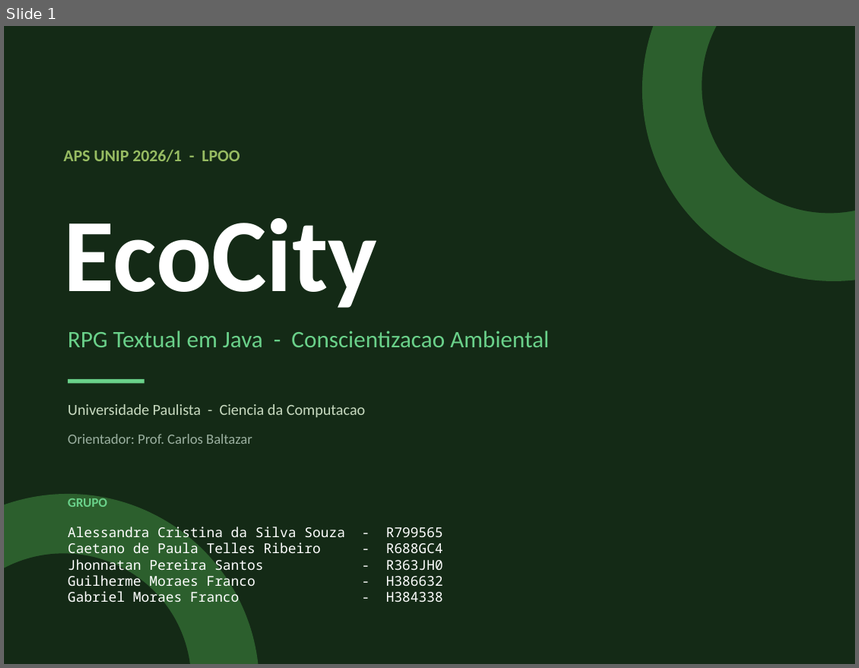
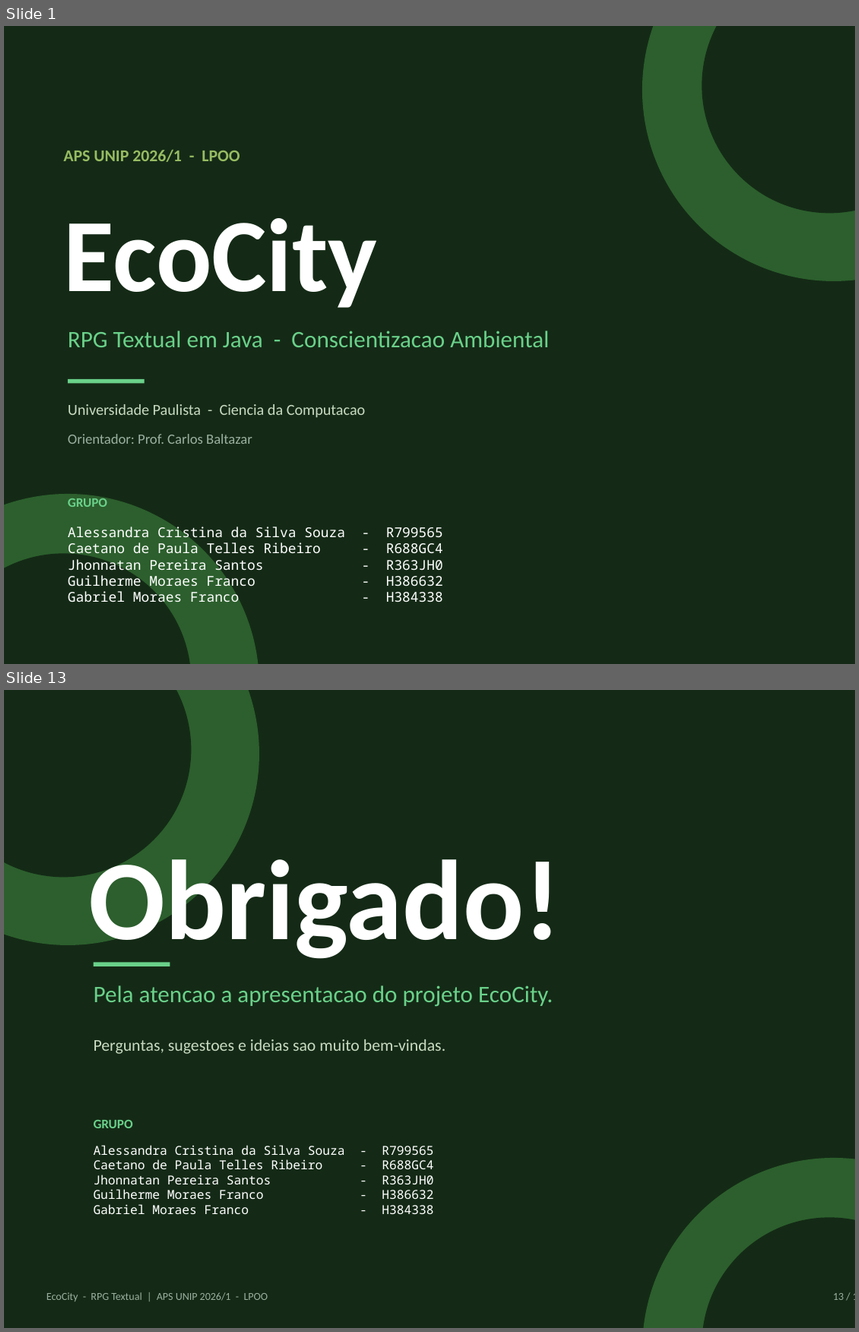
Before and after one commit to BielmFranco/EcoCity, a slide deck: relatorio/ApresentacaoEcoCity.pptx. Shown one above the other, each under a label of ours: slide 1 before the commit, slides 1 and 13 after it; the slides between them are not shown. The pictures are 859x668 and 859x1332 pixels, drawn with LibreOffice and Linux fonts; fonts in the diff are those of the drawing. Boxes give left, top, right and bottom in pixels: in the first picture for what was removed or moved away, otherwise in the second. Text is boxed around its words. In the diff, an @@ line names an element or a change of style, - is before the commit and + after.

Commit message:
Adiciona slide 13 de agradecimento e obrigado

```diff
--- a/relatorio/ApresentacaoEcoCity.pptx
+++ b/relatorio/ApresentacaoEcoCity.pptx
@@ slide 13 added at (x1=4, y1=690, x2=855, y2=1328), background #142A16 @@
@@ ellipse added at (x1=4, y1=690, x2=259, y2=945), fill #2C5F2D @@
@@ ellipse added at (x1=4, y1=690, x2=191, y2=877), fill #142A16 @@
@@ text added at (x1=89, y1=845, x2=561, y2=965), 96 pt, text #FFFFFF, bold @@
+Obrigado!
@@ rectangle added at (x1=94, y1=962, x2=170, y2=967), fill #6AD18A @@
@@ text added at (x1=94, y1=986, x2=553, y2=1007), 20 pt, text #6AD18A @@
+Pela atencao a apresentacao do projeto EcoCity.
@@ text added at (x1=94, y1=1040, x2=446, y2=1054), 14 pt, text #C8DAC0 @@
+Perguntas, sugestoes e ideias sao muito bem-vindas.
@@ text added at (x1=94, y1=1120, x2=133, y2=1129), 11 pt, text #6AD18A, bold @@
+GRUPO
@@ text added at (x1=94, y1=1145, x2=433, y2=1214), 10.5 pt, text #FFFFFF @@
+Alessandra Cristina da Silva Souza - R799565
+Caetano de Paula Telles Ribeiro - R688GC4
+Jhonnatan Pereira Santos - R363JH0
+Guilherme Moraes Franco - H386632
+Gabriel Moraes Franco - H384338
@@ ellipse added at (x1=642, y1=1158, x2=855, y2=1328), fill #2C5F2D @@
@@ ellipse added at (x1=702, y1=1217, x2=855, y2=1328), fill #142A16 @@
@@ text added at (x1=47, y1=1293, x2=268, y2=1302), 9 pt, text #9BB0A0 @@
+EcoCity - RPG Textual | APS UNIP 2026/1 - LPOO
@@ text added at (x1=833, y1=1293, x2=844, y2=1300), 9 pt, text #9BB0A0 @@
+13 / 13
```
Also in this commit, not shown: 11 slides changed, 1 other file.
